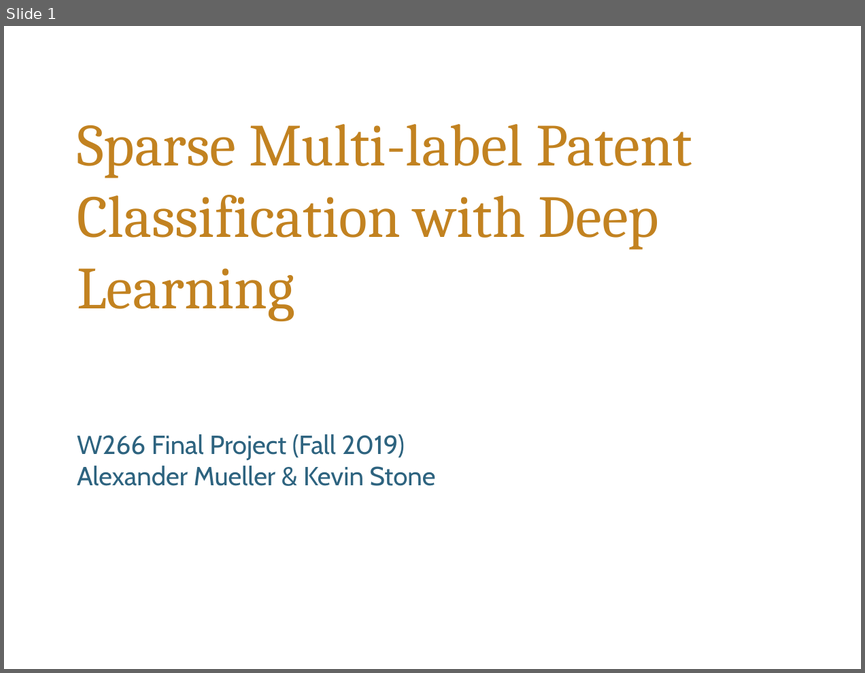
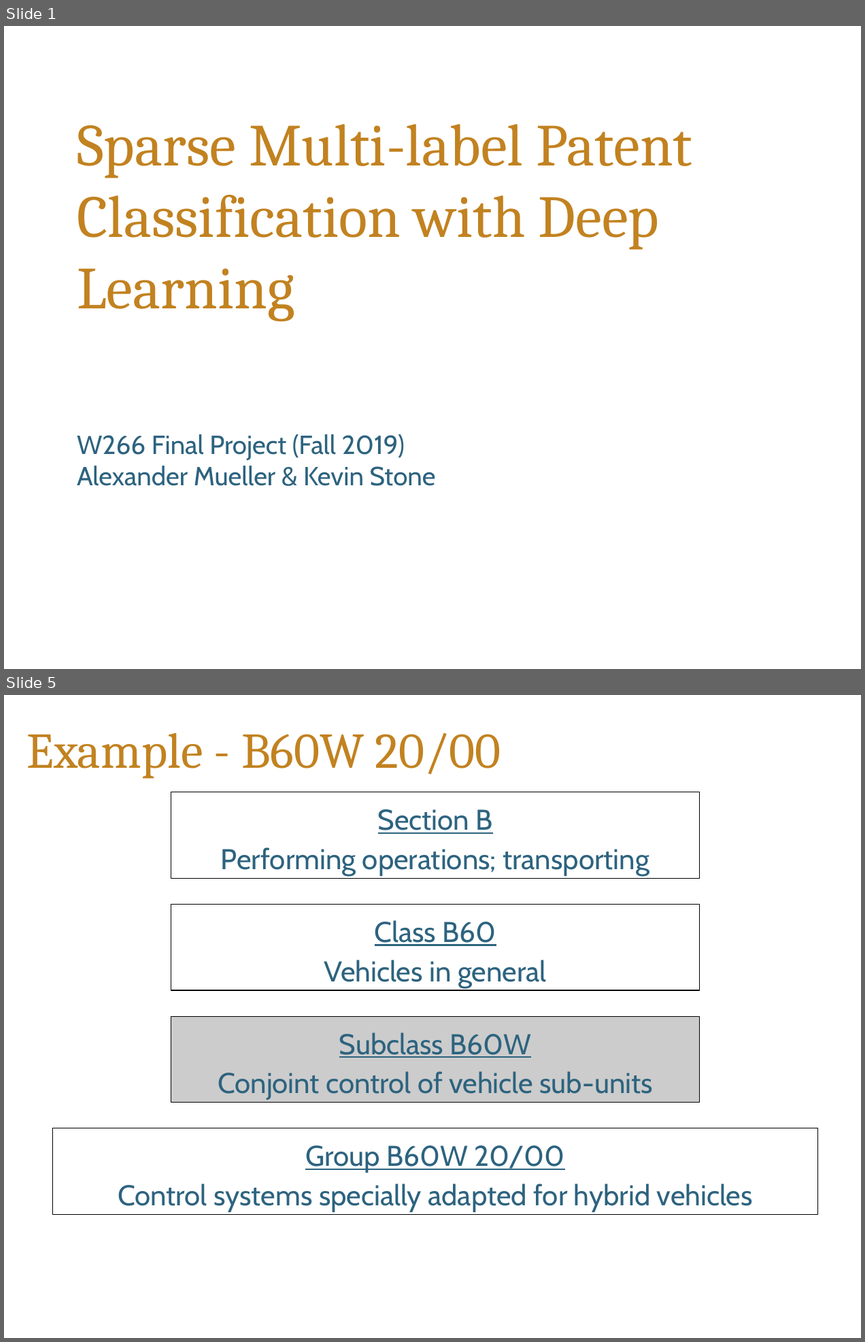
Before and after one commit to alekstoteles/NLP_final_project, a slide deck: W266_final_presentation_multilabel_patent_class_mueller_stone.pptx. Shown one above the other, each under a label of ours: slide 1 before the commit, slides 1 and 5 after it; the slides between them are not shown. The pictures are 865x673 and 865x1342 pixels, drawn with LibreOffice and Linux fonts; fonts in the diff are those of the drawing; background and template pictures are left out. Boxes give left, top, right and bottom in pixels: in the first picture for what was removed or moved away, otherwise in the second. Text is boxed around its words. In the diff, an @@ line names an element or a change of style, - is before the commit and + after.

```diff
--- a/W266_final_presentation_multilabel_patent_class_mueller_stone.pptx
+++ b/W266_final_presentation_multilabel_patent_class_mueller_stone.pptx
@@ slide 5 added at (4,695,861,1338), background #FFFFFF @@
@@ title added at (27,733,501,779), 42 pt, text #C28220 @@
+Example - B60W 20/00
@@ text added at (171,792,699,877), outline #000000 0.75 pt, 24 pt, text #2D637F @@
+Section B
+Performing operations; transporting
@@ text added at (171,904,699,989), outline #000000 0.75 pt, 24 pt, text #2D637F @@
+Class B60
+Vehicles in general
@@ text added at (171,1016,699,1102), fill #CCCCCC, outline #000000 0.75 pt, 24 pt, text #2D637F @@
+Subclass B60W
+Conjoint control of vehicle sub-units
@@ text added at (53,1127,818,1213), outline #000000 0.75 pt, 24 pt, text #2D637F @@
+Group B60W 20/00
+Control systems specially adapted for hybrid vehicles
```
Also in this commit, not shown: 13 other slides added, 1 slide removed.
